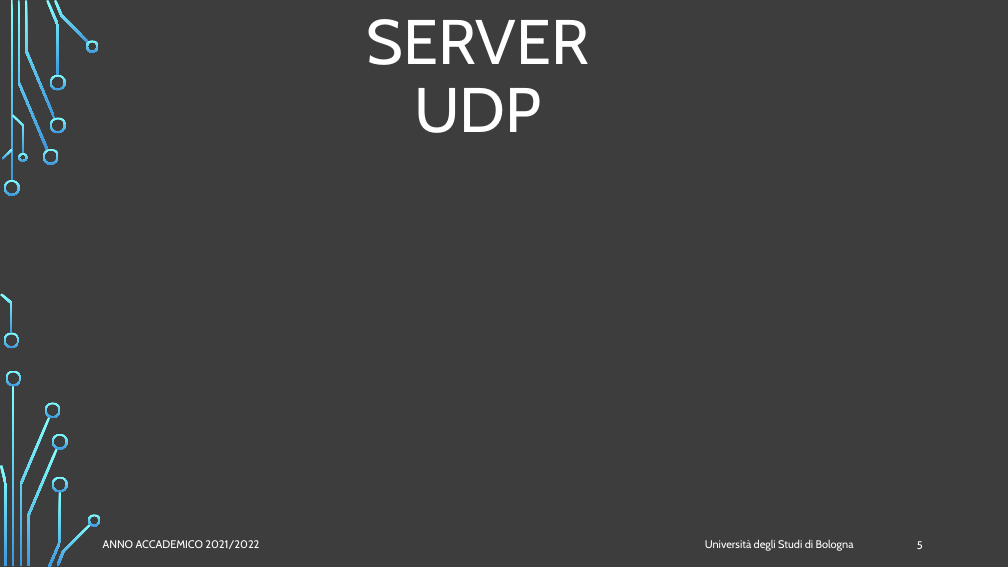
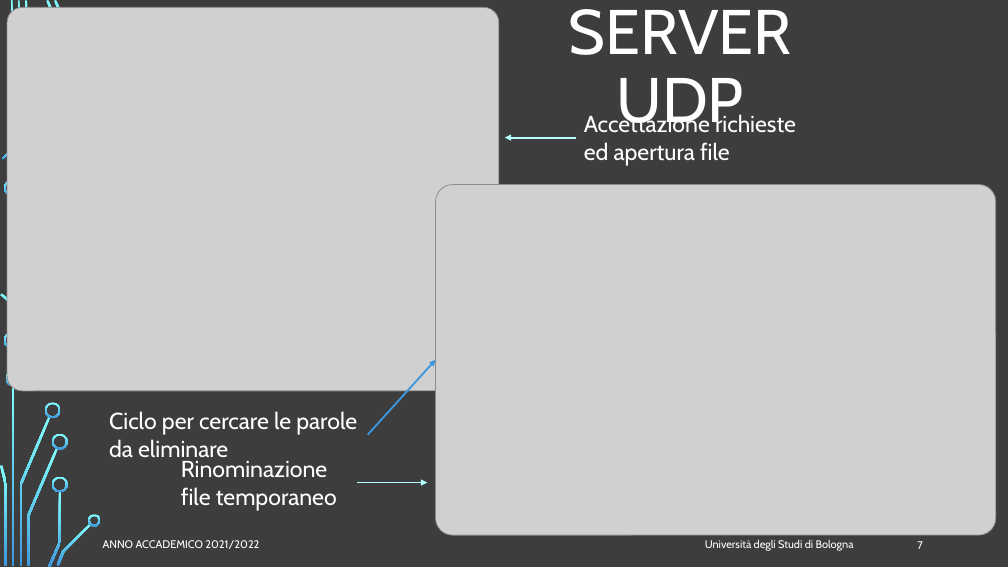
Before and after one commit to FlippaFloppa/Reti-di-Calcolatori-gruppo-Lore, a slide deck: slide 7 of Esercitazione_4/esercitazione4.pptx (slide 5 before the commit). Drawn at 1008x567 pixels with LibreOffice and Linux fonts; fonts in the diff are those of the drawing; grey boxes stand for pictures; background and template pictures are left out. Boxes give left, top, right and bottom in pixels: in the first picture for what was removed or moved away, otherwise in the second. Text is boxed around its words. In the diff, an @@ line names an element or a change of style, - is before the commit and + after.

```diff
--- a/Esercitazione_4/esercitazione4.pptx
+++ b/Esercitazione_4/esercitazione4.pptx
@@ picture added at (x1=7, y1=8, x2=499, y2=391) @@
@@ title "SERVER UDP" rewrapped from (x1=366, y1=19, x2=589, y2=133) to (x1=569, y1=9, x2=792, y2=133) @@
@@ text added at (x1=584, y1=112, x2=796, y2=166), 22 pt, text #FFFFFF @@
+Accettazione richieste ed apertura file
@@ arrow added from (576, 138) to (505, 138), #B4FFFF 1.75 pt @@
@@ group removed at (x1=12, y1=40, x2=99, y2=165): 6 freeform shapes @@
@@ picture added at (x1=436, y1=185, x2=996, y2=535) @@
@@ arrow added from (368, 435) to (436, 360), #3D97DE 1.75 pt @@
@@ text added at (x1=109, y1=411, x2=357, y2=463), 22 pt, text #FFFFFF @@
+Ciclo per cercare le parole da eliminare
@@ text added at (x1=181, y1=461, x2=337, y2=511), 22 pt, text #FFFFFF @@
+Rinominazione file temporaneo
@@ arrow added from (357, 482) to (427, 482), #B4FFFF 1.75 pt @@
@@ page number at (x1=917, y1=541, x2=923, y2=549): text changed @@
-5
+7
```
Also in this commit, not shown: 2 other slides changed.
